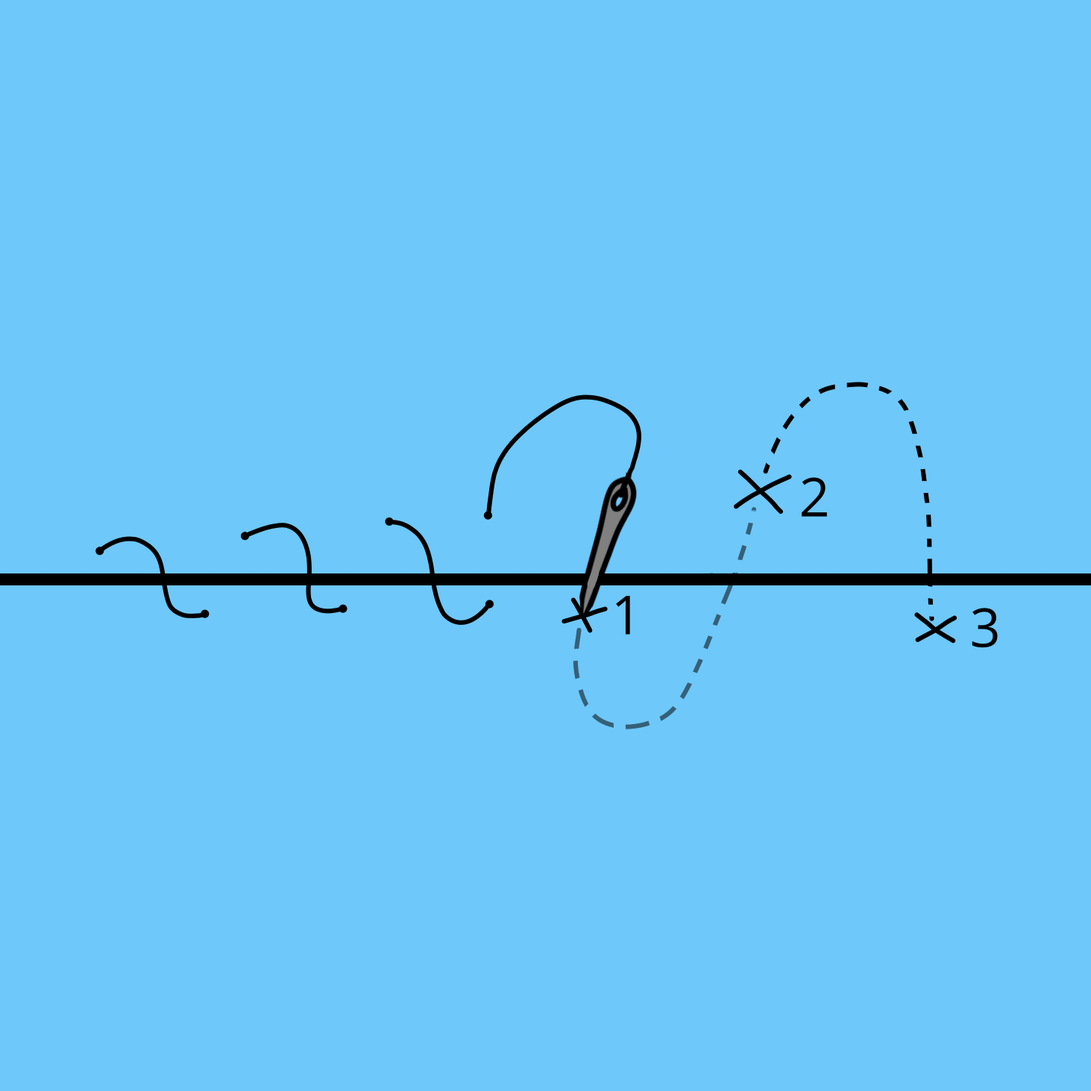
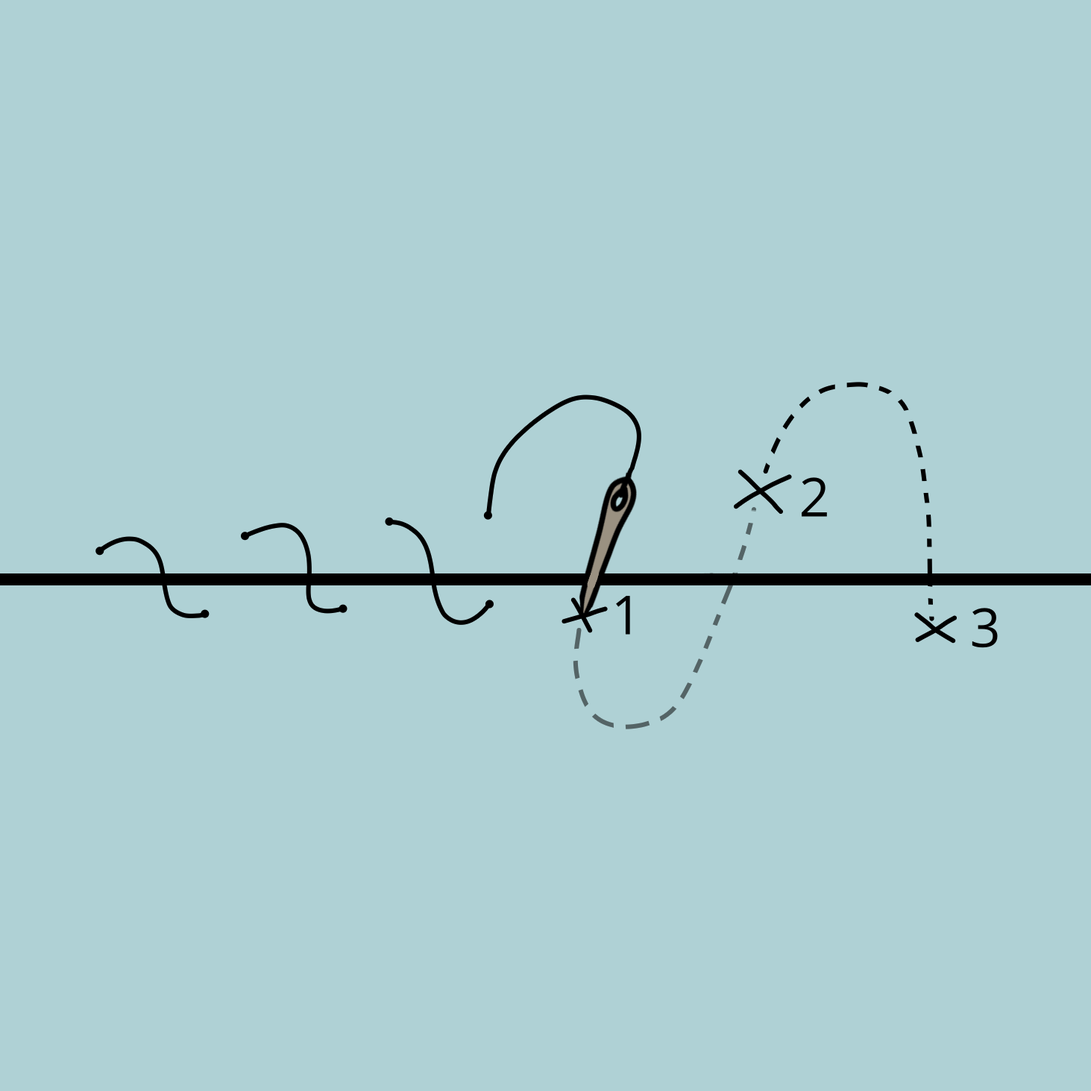
Revision of a layered 1091px x 1091px image; what changed, layer by layer:
painted on "Line art" over [0,347,1091,778]
painted on "Color" over [0,0,1091,1091]
painted on "Background" over [0,0,1091,1091]
